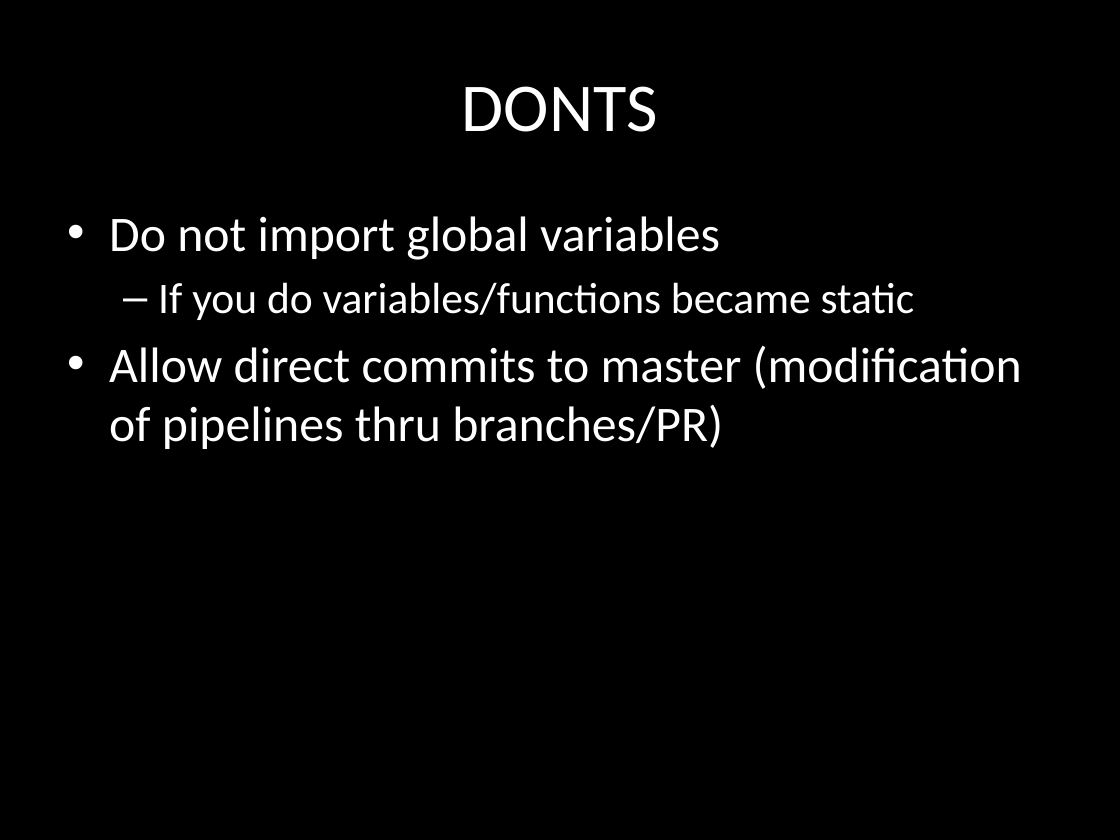
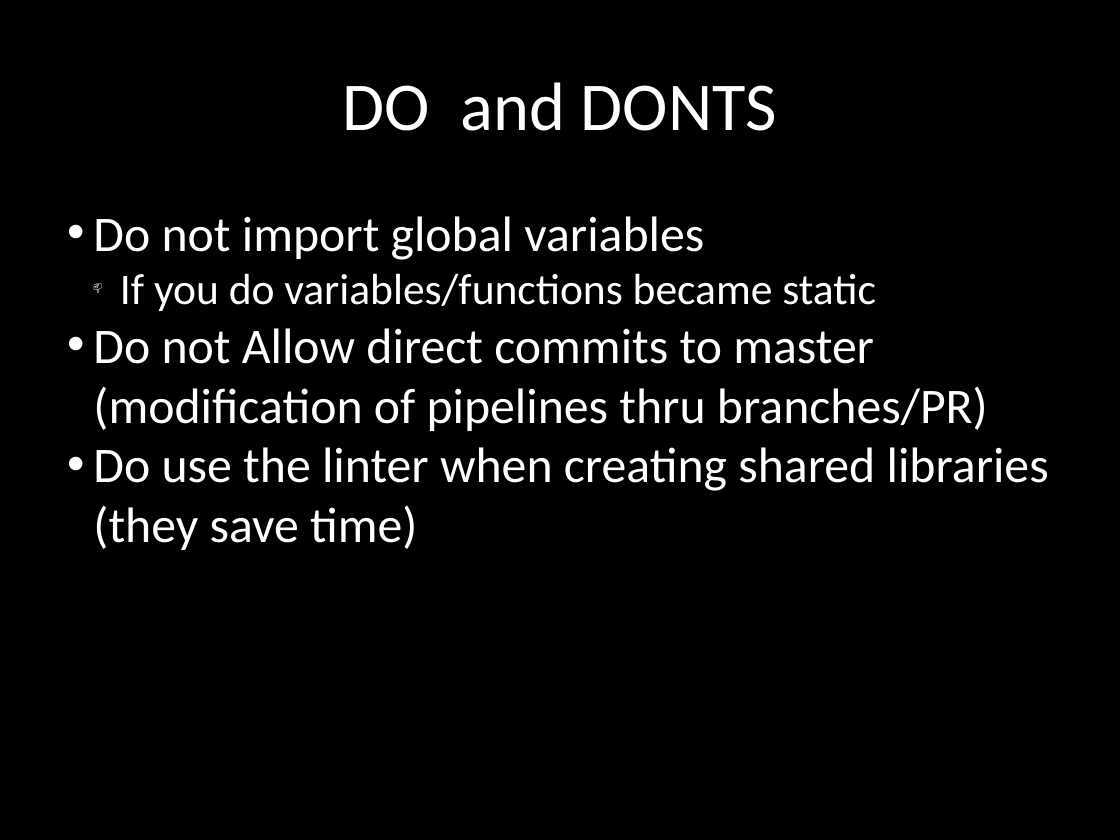
Before and after one commit to AnimalLogic/jenkins_pipeline, a slide deck: slide 15 of SharedPipelinePresentation.pptx (slide 12 before the commit). Drawn at 1120x840 pixels with LibreOffice and Linux fonts; fonts in the diff are those of the drawing. Boxes give left, top, right and bottom in pixels: in the first picture for what was removed or moved away, otherwise in the second. Text is boxed around its words. In the diff, an @@ line names an element or a change of style, - is before the commit and + after.

```diff
--- a/SharedPipelinePresentation.pptx
+++ b/SharedPipelinePresentation.pptx
@@ text at bbox=[342, 82, 777, 131]: text changed @@
-DONTS
+DO and DONTS
@@ text at bbox=[93, 216, 876, 311]: indent changed; less space between paragraphs; bullet – to 📫 @@
@@ text at bbox=[93, 328, 1049, 550]: text changed @@
-• Allow direct commits to master (modification of pipelines thru branches/PR)
+• Do not Allow direct commits to master (modification of pipelines thru branches/PR)
+• Do use the linter when creating shared libraries (they save time)
```
Also in this commit, not shown: 8 other slides changed, 5 slides added, 2 other files.
